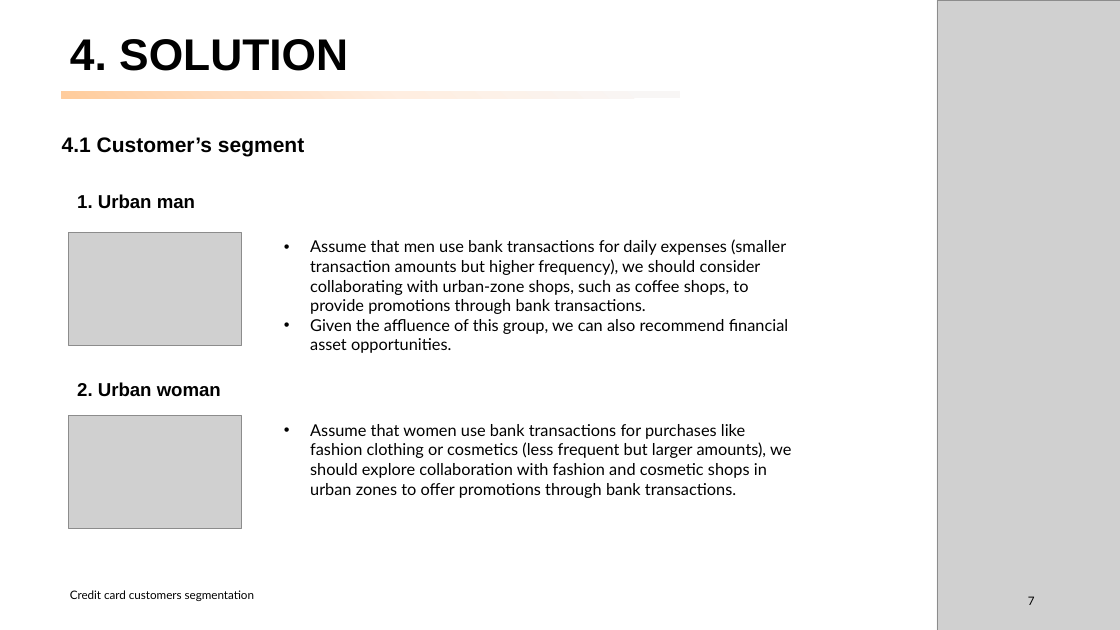
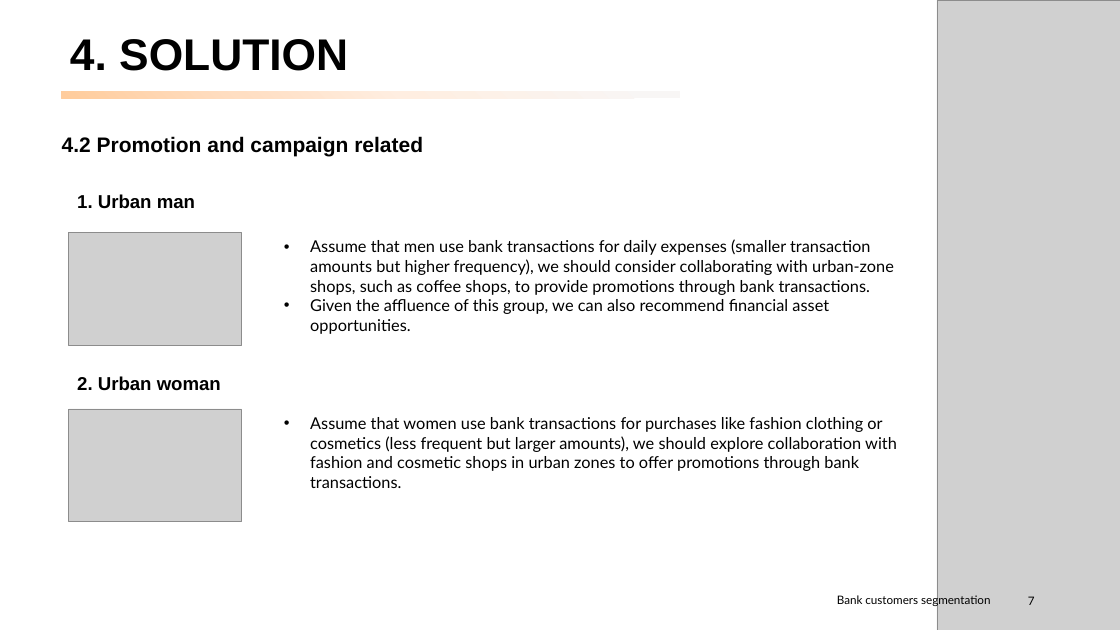
Before and after one commit to peerapat-t/Banking-customer-segmentation, a slide deck: slide 7 of banking customer segmentation.pptx. Drawn at 1120x630 pixels with LibreOffice and Linux fonts; fonts in the diff are those of the drawing; grey boxes stand for pictures. Boxes give left, top, right and bottom in pixels: in the first picture for what was removed or moved away, otherwise in the second. Text is boxed around its words. In the diff, an @@ line names an element or a change of style, - is before the commit and + after.

```diff
--- a/banking customer segmentation.pptx
+++ b/banking customer segmentation.pptx
@@ text at [62,136,423,157]: text changed @@
-4.1 Customer’s segment
+4.2 Promotion and campaign related
@@ text "Assume that men use bank ..." rewrapped from [310,239,788,353] to [310,239,894,334] @@
@@ text "2. Urban woman": place and size @@
-text "2. Urban woman" at [77,382,221,397]
+text "2. Urban woman" at [77,376,221,391]
@@ picture: place and size @@
-picture at [69,416,241,528]
+picture at [69,409,241,522]
@@ text "Assume that women use bank ..." rewrapped from [310,424,791,498] to [310,417,897,488] @@
@@ text removed at [70,590,254,601] @@
-Credit card customers segmentation
@@ text added at [837,594,990,607], 10 pt, text #000000 @@
+Bank customers segmentation
```
Also in this commit, not shown: 12 other slides changed, 3 slides added, 2 other files.
